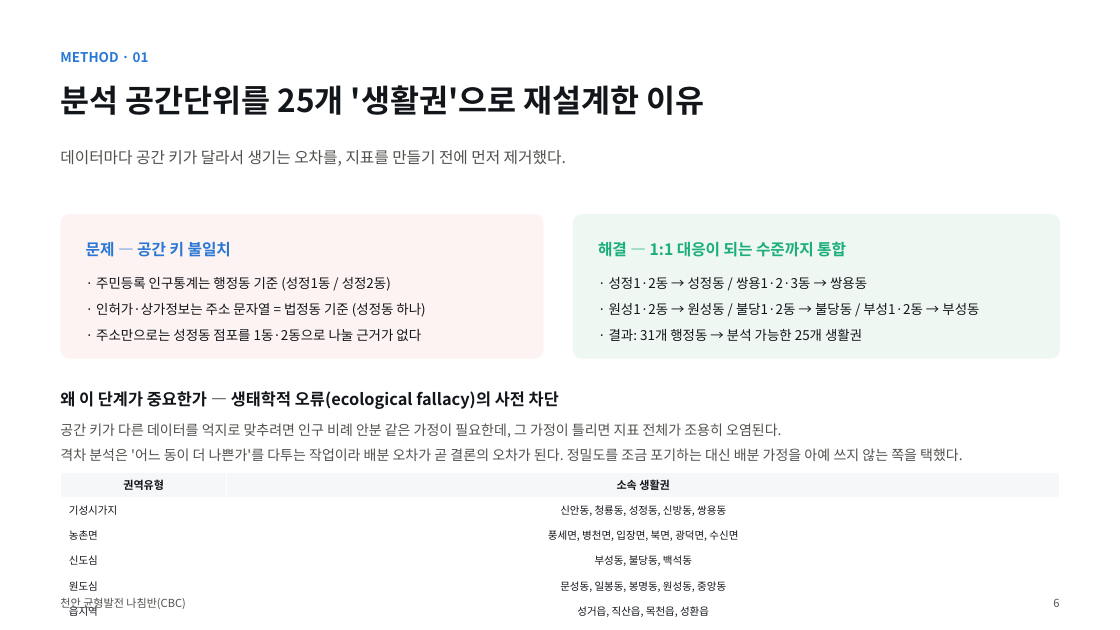
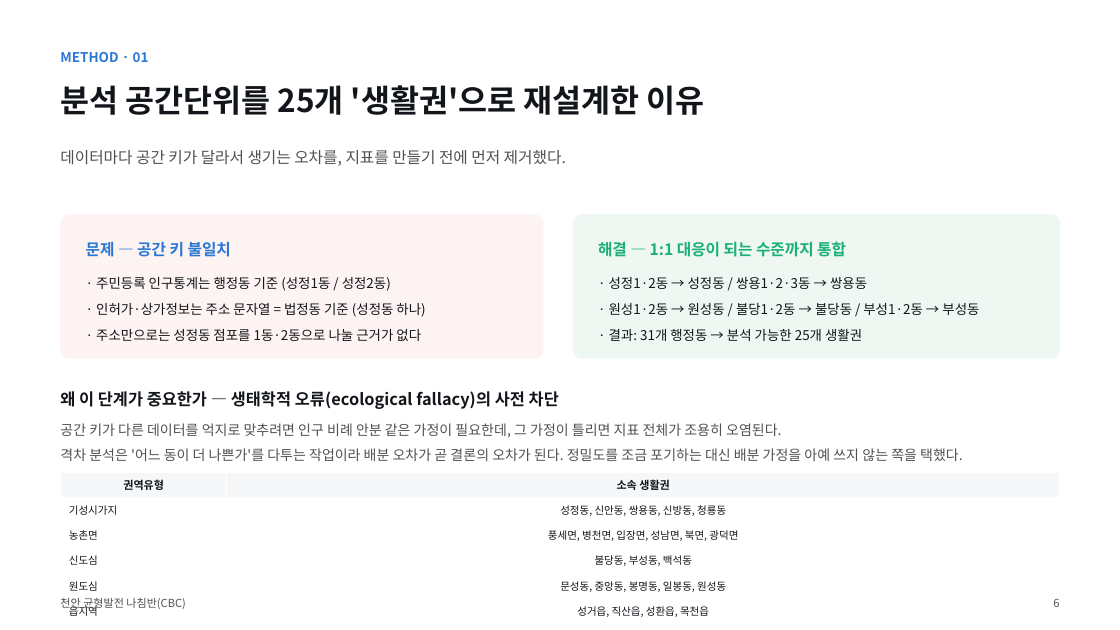
Before and after one commit to BioCode67/2026-AI-, a slide deck: slide 7 of deliverables/기획서_천안균형발전나침반_CBC.pptx. Drawn at 1120x630 pixels with LibreOffice and Linux fonts; fonts in the diff are those of the drawing. Boxes give left, top, right and bottom in pixels: in the first picture for what was removed or moved away, otherwise in the second. Text is boxed around its words. In the diff, an @@ line names an element or a change of style, - is before the commit and + after.

```diff
--- a/deliverables/기획서_천안균형발전나침반_CBC.pptx
+++ b/deliverables/기획서_천안균형발전나침반_CBC.pptx
@@ table at [60,472,1060,623] @@
-row 2, column 2: 신안동, 청룡동, 성정동, 신방동, 쌍용동
+row 2, column 2: 성정동, 신안동, 쌍용동, 신방동, 청룡동
-row 3, column 2: 풍세면, 병천면, 입장면, 북면, 광덕면, 수신면
+row 3, column 2: 풍세면, 병천면, 입장면, 성남면, 북면, 광덕면
-row 4, column 2: 부성동, 불당동, 백석동
+row 4, column 2: 불당동, 부성동, 백석동
-row 5, column 2: 문성동, 일봉동, 봉명동, 원성동, 중앙동
+row 5, column 2: 문성동, 중앙동, 봉명동, 일봉동, 원성동
-row 6, column 2: 성거읍, 직산읍, 목천읍, 성환읍
+row 6, column 2: 성거읍, 직산읍, 성환읍, 목천읍
```
Also in this commit, not shown: 16 other slides changed, 2 slides added, 1 slide removed, 26 other files.
